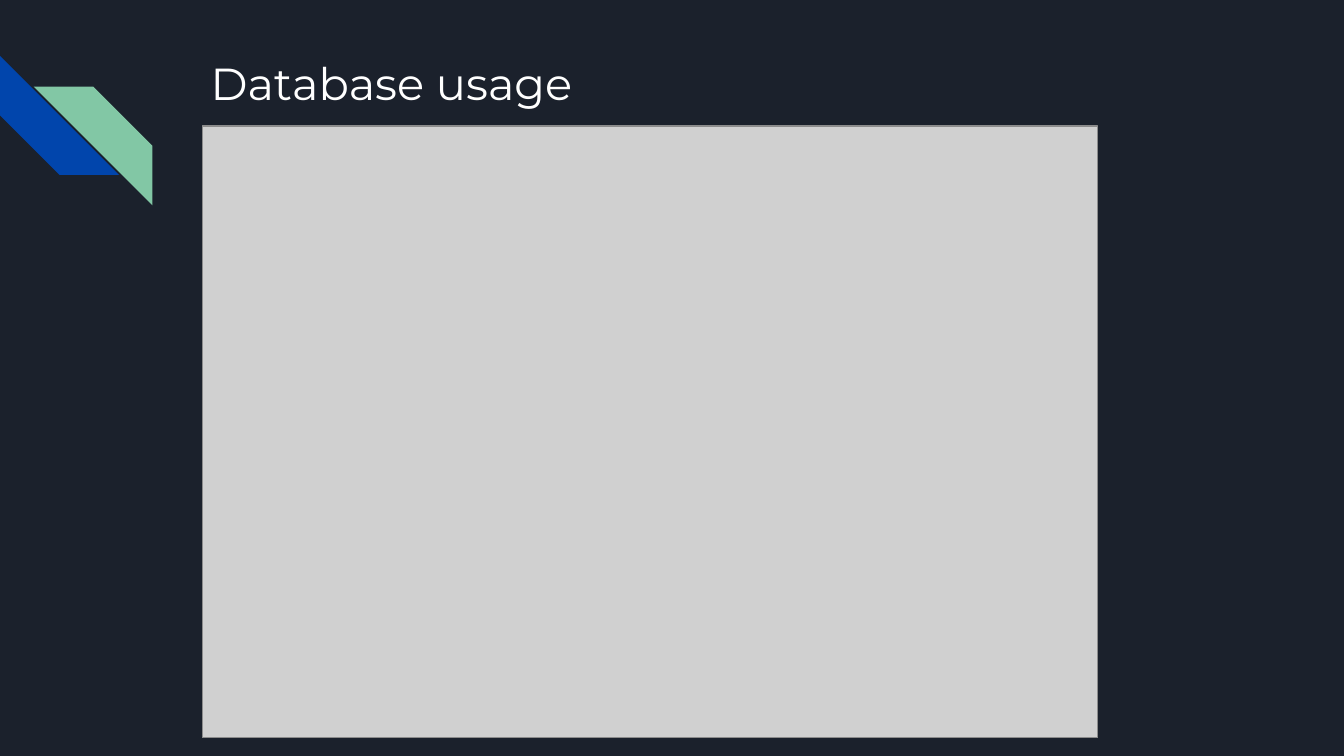
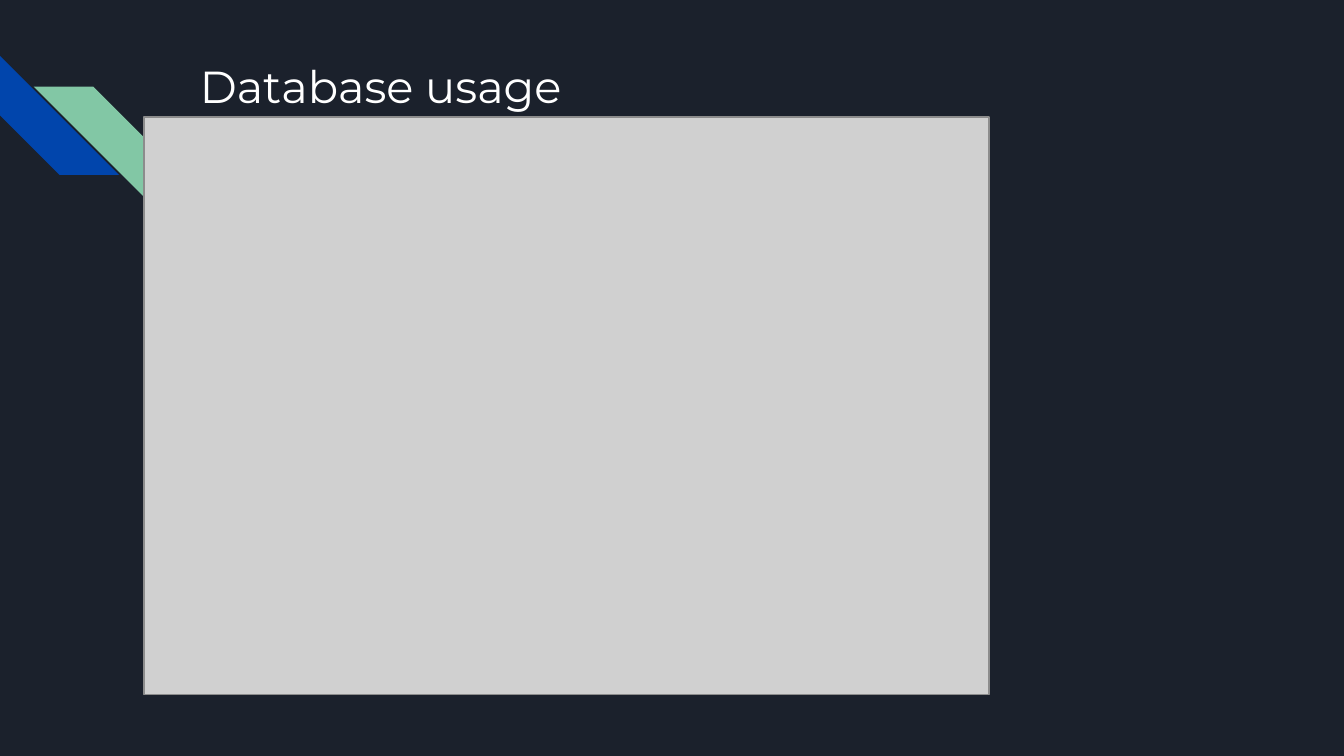
Before and after one commit to JoshCMoore/Massmine-for-the-Masses, a slide deck: slide 9 of documentation/slides/PresentationFeb7.pptx (slide 4 before the commit). Drawn at 1344x756 pixels with LibreOffice and Linux fonts; fonts in the diff are those of the drawing; grey boxes stand for pictures. Boxes give left, top, right and bottom in pixels: in the first picture for what was removed or moved away, otherwise in the second. Text is boxed around its words. In the diff, an @@ line names an element or a change of style, - is before the commit and + after.

```diff
--- a/documentation/slides/PresentationFeb7.pptx
+++ b/documentation/slides/PresentationFeb7.pptx
@@ title "Database usage": place and size @@
-title "Database usage" at box(211, 66, 572, 109)
+title "Database usage" at box(200, 69, 561, 112)
@@ picture: place and size @@
-picture at box(203, 126, 1098, 738)
+picture at box(144, 117, 989, 695)
```
Also in this commit, not shown: 1 other slide changed, 5 slides added, 2 slides removed.
